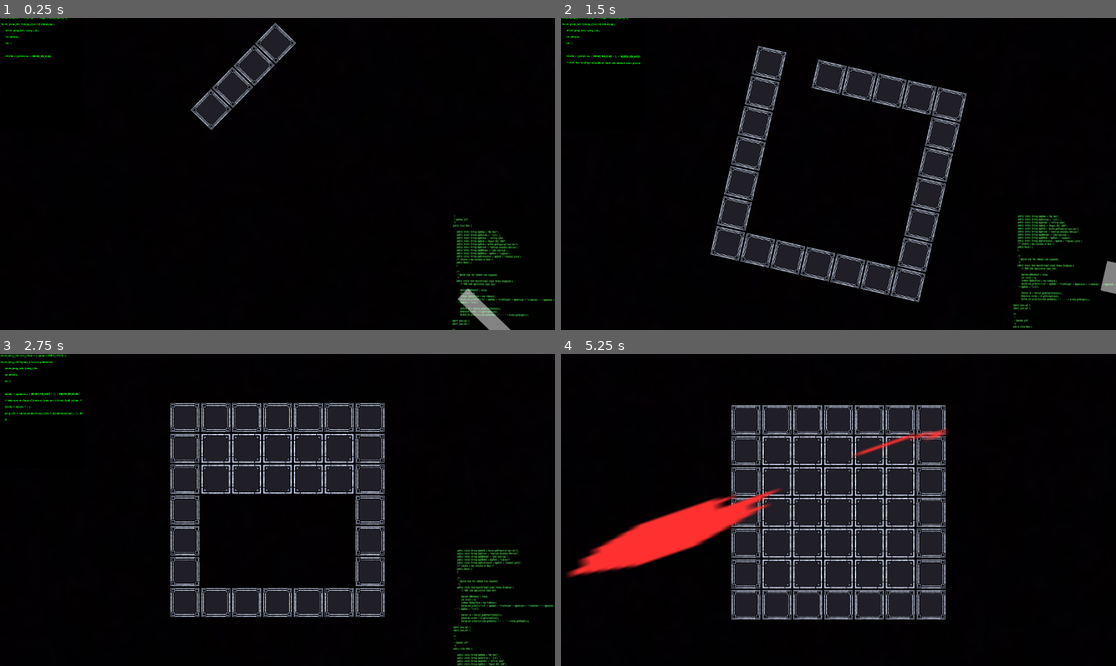
Above: before the commit, frames 1-4 (two rows, left to right).
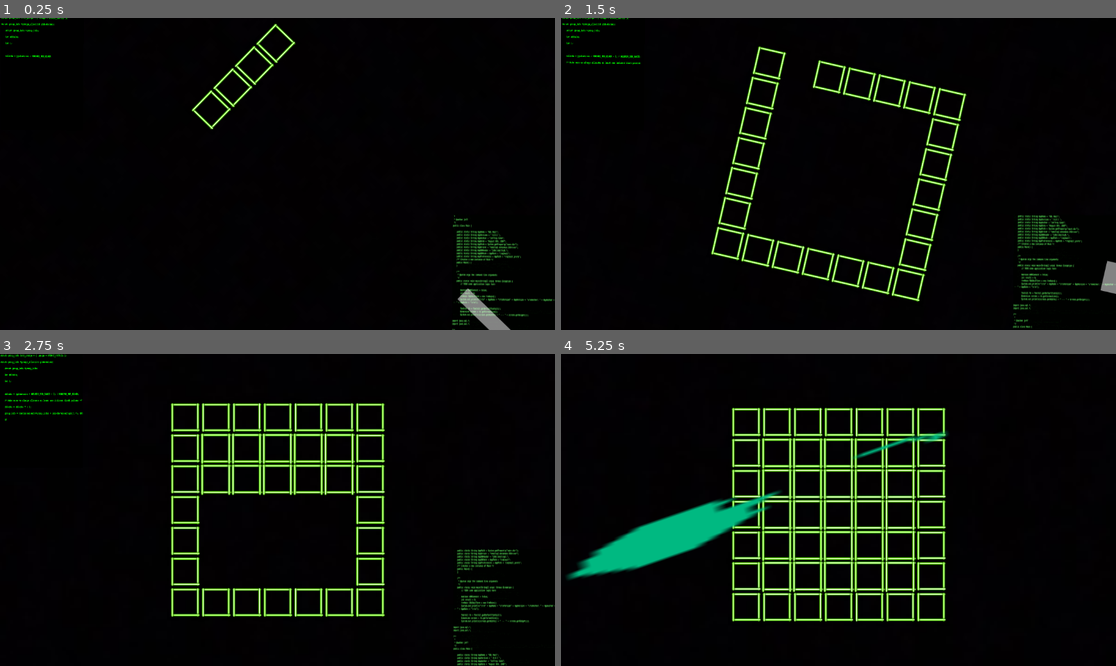
Above: after the commit, the same moments.

Repository: Sam-Gaudet/GameDevProject
Game: Godot game, scene res://Scenes/Gameboard/game_board.tscn
Two runs of this game, one before a commit and one after it. Both use one fixed random seed, a clock stepped at 60 frames per second and the inputs below.
Inputs:
- Up to frame 1 (0.25 s): no input
- Up to frame 2 (1.5 s): no input
- Up to frame 3 (2.75 s): no input
- Up to frame 4 (5.25 s): no input

The runs differ from the first frame. In frame 1, 2.0% of the frame differs, in the area x 34-54%, y 1-36%; in frame 2, 11%; in frame 3, 17%; in frame 4, 29%, in the area x 0-70%, y 16-86%.

Commit message:
new board colour and fininshed asthethics

Diff:
--- a/game-dev-project/Scenes/Gameboard/border_tiles.tscn
+++ b/game-dev-project/Scenes/Gameboard/border_tiles.tscn
@@ -1,7 +1,28 @@
 [gd_scene load_steps=2 format=3 uid="uid://dmis8435hhu2q"]
 
-[ext_resource type="Texture2D" uid="uid://c1sv4yjv73noh" path="res://Assets/GameboardAssets/outTiles.png" id="1_cddap"]
+[ext_resource type="Texture2D" uid="uid://dl3qrpej22uch" path="res://Assets/GameboardAssets/xTHn4aL.png" id="2_45s4p"]
 
-[node name="borderTiles" type="Sprite2D"]
+[node name="borderTiles" type="Node2D"]
 z_index = -10
-texture = ExtResource("1_cddap")
+
+[node name="Sprite2D" type="Sprite2D" parent="."]
+position = Vector2(0.528652, -26.0625)
+scale = Vector2(0.0587079, 0.0587079)
+texture = ExtResource("2_45s4p")
+
+[node name="Sprite2D2" type="Sprite2D" parent="."]
+position = Vector2(26, 0)
+rotation = 1.5708
+scale = Vector2(0.0587079, 0.0587079)
+texture = ExtResource("2_45s4p")
+
+[node name="Sprite2D3" type="Sprite2D" parent="."]
+position = Vector2(1, 27)
+scale = Vector2(0.0587079, 0.0587079)
+texture = ExtResource("2_45s4p")
+
+[node name="Sprite2D4" type="Sprite2D" parent="."]
+position = Vector2(-27, 0)
+rotation = 1.5708
+scale = Vector2(0.0587079, 0.0587079)
+texture = ExtResource("2_45s4p")
--- a/game-dev-project/Scenes/Gameboard/camera.gd
+++ b/game-dev-project/Scenes/Gameboard/camera.gd
@@ -57,5 +57,5 @@
 
 	# Smoothly move the camera up by 200 pixels over 1 second
 	var tween = create_tween()
-	var new_position = position + Vector2(0, -30)
+	var new_position = position + Vector2(0, -60)
 	tween.tween_property(self, "position", new_position, 1.0).set_trans(Tween.TRANS_SINE).set_ease(Tween.EASE_OUT)
--- a/game-dev-project/Scenes/Gameboard/game_board.tscn
+++ b/game-dev-project/Scenes/Gameboard/game_board.tscn
@@ -783,7 +783,7 @@
 
 [node name="animation" type="AnimatedSprite2D" parent="Countdown"]
 visible = false
-modulate = Color(1, 0.192157, 0.188235, 1)
+modulate = Color(2.88785e-07, 0.724092, 0.507522, 1)
 position = Vector2(134, -30)
 rotation = -1.90066
 scale = Vector2(5.67331, 30.49)
--- a/game-dev-project/Scenes/Gameboard/innerTile.tscn
+++ b/game-dev-project/Scenes/Gameboard/innerTile.tscn
@@ -1,11 +1,32 @@
 [gd_scene load_steps=3 format=3 uid="uid://cdcox2pnsb8r1"]
 
-[ext_resource type="Texture2D" uid="uid://ubod0pe56vsm" path="res://Assets/GameboardAssets/InnerTile.png" id="1_6w4x1"]
+[ext_resource type="Texture2D" uid="uid://dl3qrpej22uch" path="res://Assets/GameboardAssets/xTHn4aL.png" id="2_nkd4t"]
 
 [sub_resource type="ShaderMaterial" id="ShaderMaterial_nkd4t"]
 
-[node name="Sprite2D" type="Sprite2D"]
+[node name="Sprite2D" type="Node2D"]
 visibility_layer = 2
 z_index = -10
 material = SubResource("ShaderMaterial_nkd4t")
-texture = ExtResource("1_6w4x1")
+
+[node name="Sprite2D" type="Sprite2D" parent="."]
+position = Vector2(0.62527, -27.0625)
+scale = Vector2(0.0632022, 0.0632022)
+texture = ExtResource("2_nkd4t")
+
+[node name="Sprite2D4" type="Sprite2D" parent="."]
+position = Vector2(1, 28)
+scale = Vector2(0.0632022, 0.0632022)
+texture = ExtResource("2_nkd4t")
+
+[node name="Sprite2D2" type="Sprite2D" parent="."]
+position = Vector2(-29, 1)
+rotation = 1.5708
+scale = Vector2(0.0632022, 0.0632022)
+texture = ExtResource("2_nkd4t")
+
+[node name="Sprite2D3" type="Sprite2D" parent="."]
+position = Vector2(27, 1)
+rotation = 1.5708
+scale = Vector2(0.0632022, 0.0632022)
+texture = ExtResource("2_nkd4t")
Binary file added: game-dev-project/Assets/GameboardAssets/xTHn4aL.png
Not shown, added: game-dev-project/Assets/GameboardAssets/xTHn4aL.png.import
